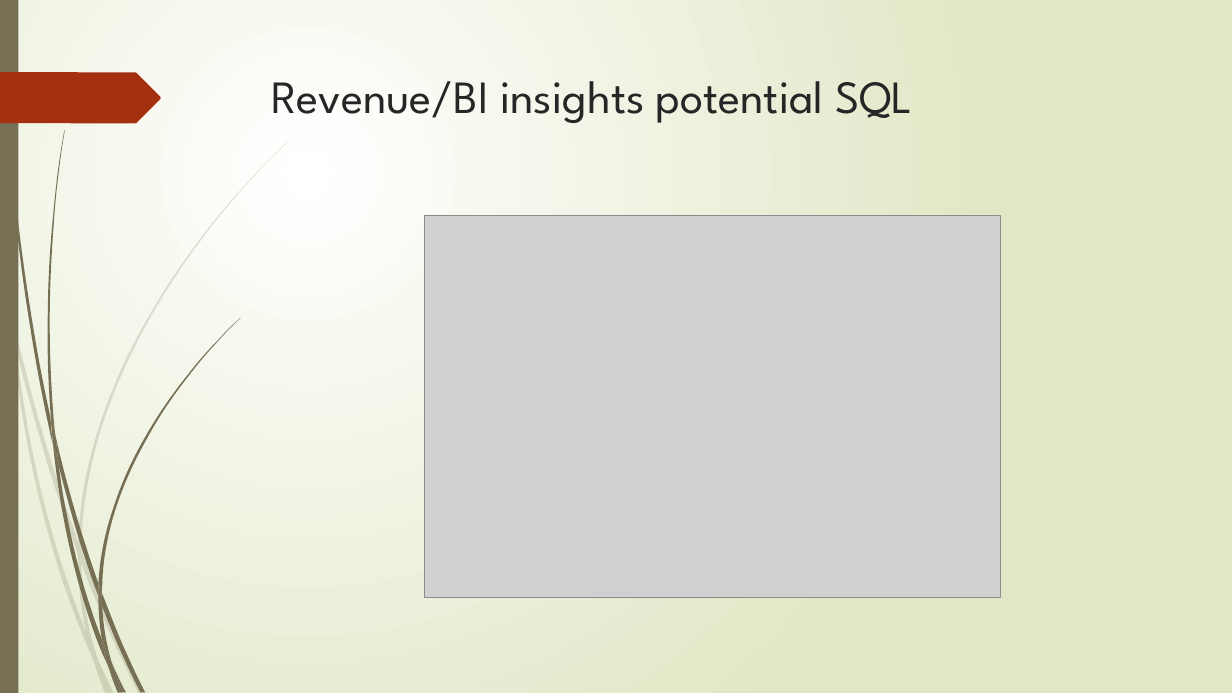
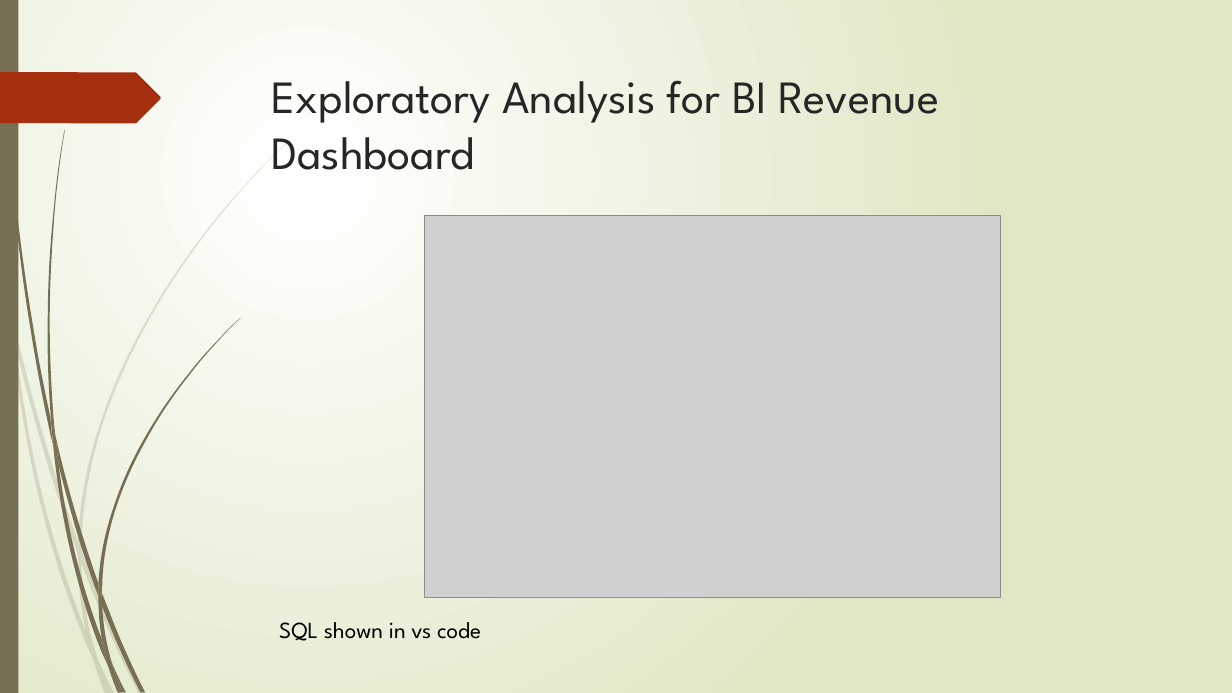
Before and after one commit to gabrielchanyk/food_insights_data_engineering, a slide deck: slide 39 of InsightEats Case Study.pptx (slide 38 before the commit). Drawn at 1232x693 pixels with LibreOffice and Linux fonts; fonts in the diff are those of the drawing; grey boxes stand for pictures. Boxes give left, top, right and bottom in pixels: in the first picture for what was removed or moved away, otherwise in the second. Text is boxed around its words. In the diff, an @@ line names an element or a change of style, - is before the commit and + after.

```diff
--- a/InsightEats Case Study.pptx
+++ b/InsightEats Case Study.pptx
@@ title at [271,80,940,170]: text changed @@
-Revenue/BI insights potential SQL
+Exploratory Analysis for BI Revenue Dashboard
@@ text added at [279,622,481,641], 18 pt, text #000000 @@
+SQL shown in vs code
```
Also in this commit, not shown: 12 other slides changed, 1 slide added.
